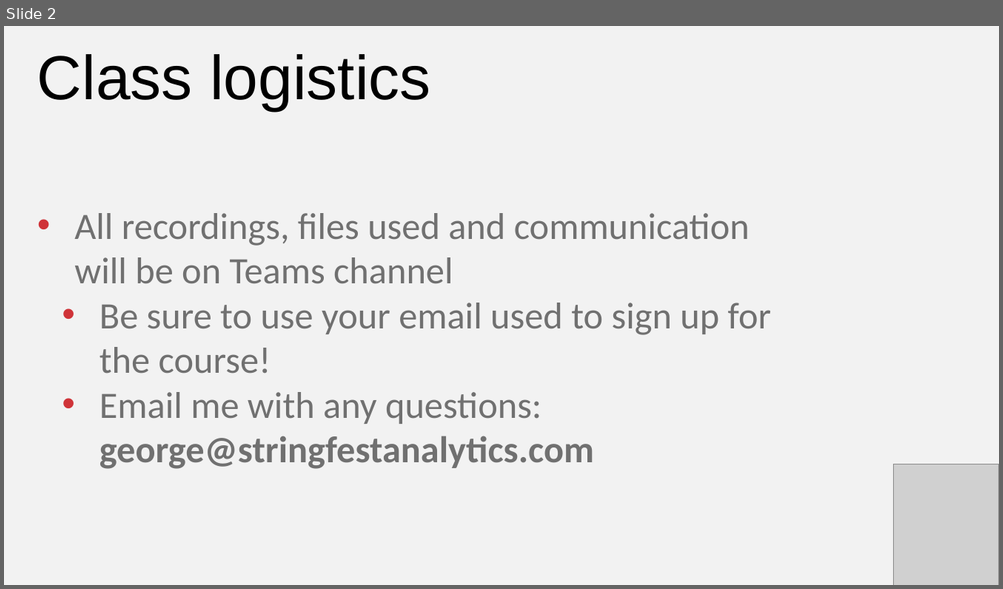
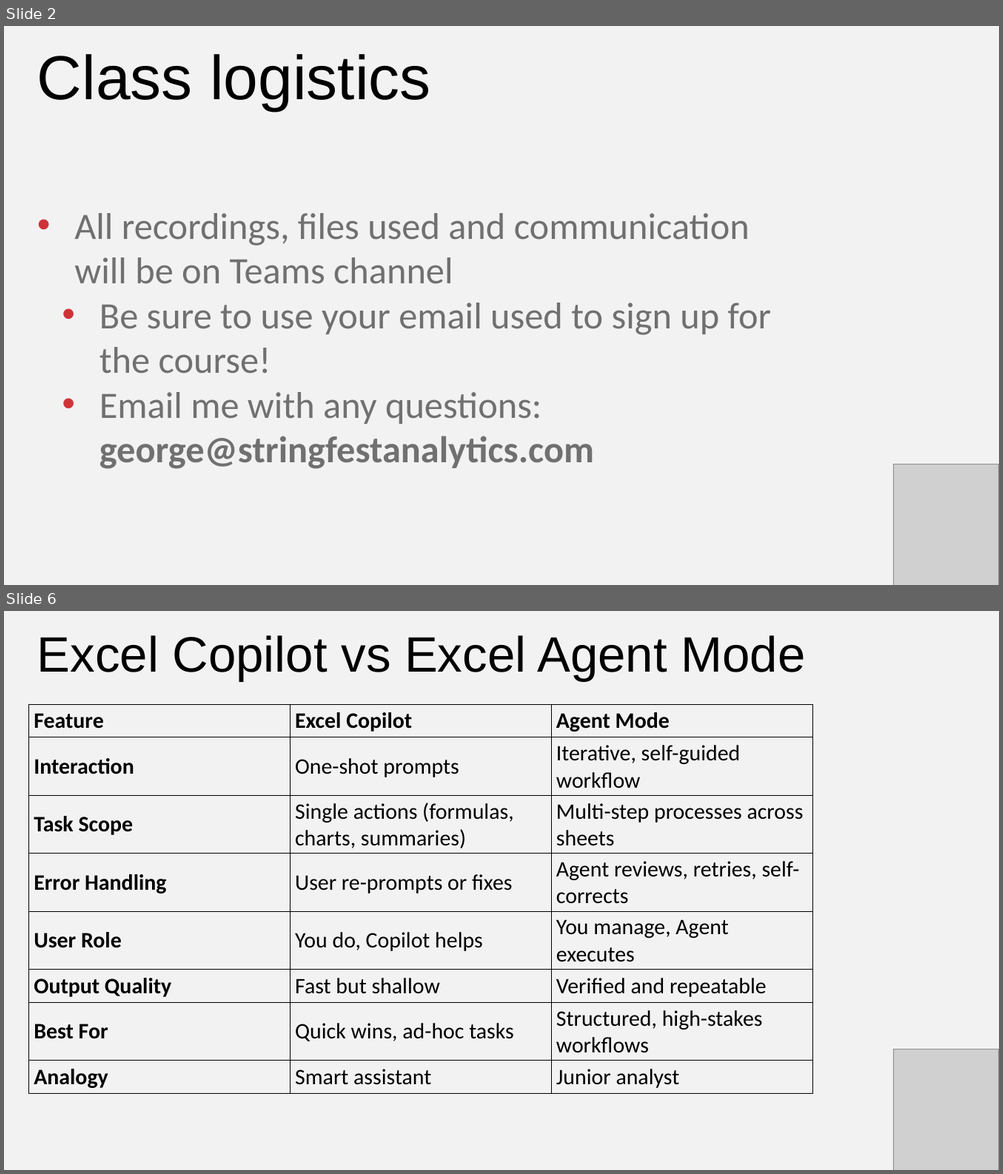
Before and after one commit to stringfestdata/ai-for-excel-in-a-week, a slide deck: day-3-copilot-python-agent-model/day-3-copilot-python-agent-mode.pptx. Shown one above the other, each under a label of ours: slide 2 before the commit, slides 2 and 6 after it; the slides between them are not shown. The pictures are 1003x589 and 1003x1174 pixels, drawn with LibreOffice and Linux fonts; fonts in the diff are those of the drawing; grey boxes stand for pictures. Boxes give left, top, right and bottom in pixels: in the first picture for what was removed or moved away, otherwise in the second. Text is boxed around its words. In the diff, an @@ line names an element or a change of style, - is before the commit and + after.

```diff
--- a/day-3-copilot-python-agent-model/day-3-copilot-python-agent-mode.pptx
+++ b/day-3-copilot-python-agent-model/day-3-copilot-python-agent-mode.pptx
@@ slide 6 added at (4,611,999,1170), background #F2F2F2 @@
@@ text added at (37,635,805,681), 72 pt, text #000000 @@
+Excel Copilot vs Excel Agent Mode
@@ table added at (29,704,812,1093), 8 rows, 3 columns @@
+Feature | Excel Copilot | Agent Mode
+Interaction | One-shot prompts | Iterative, self-guided workflow
+Task Scope | Single actions (formulas, charts, summaries) | Multi-step processes across sheets
+Error Handling | User re-prompts or fixes | Agent reviews, retries, self-corrects
+User Role | You do, Copilot helps | You manage, Agent executes
+Output Quality | Fast but shallow | Verified and repeatable
+Best For | Quick wins, ad-hoc tasks | Structured, high-stakes workflows
+Analogy | Smart assistant | Junior analyst
@@ picture added at (893,1049,998,1170) @@
```
Also in this commit, not shown: 3 slides changed, 4 other slides added, 3 slides removed, 26 other files.
